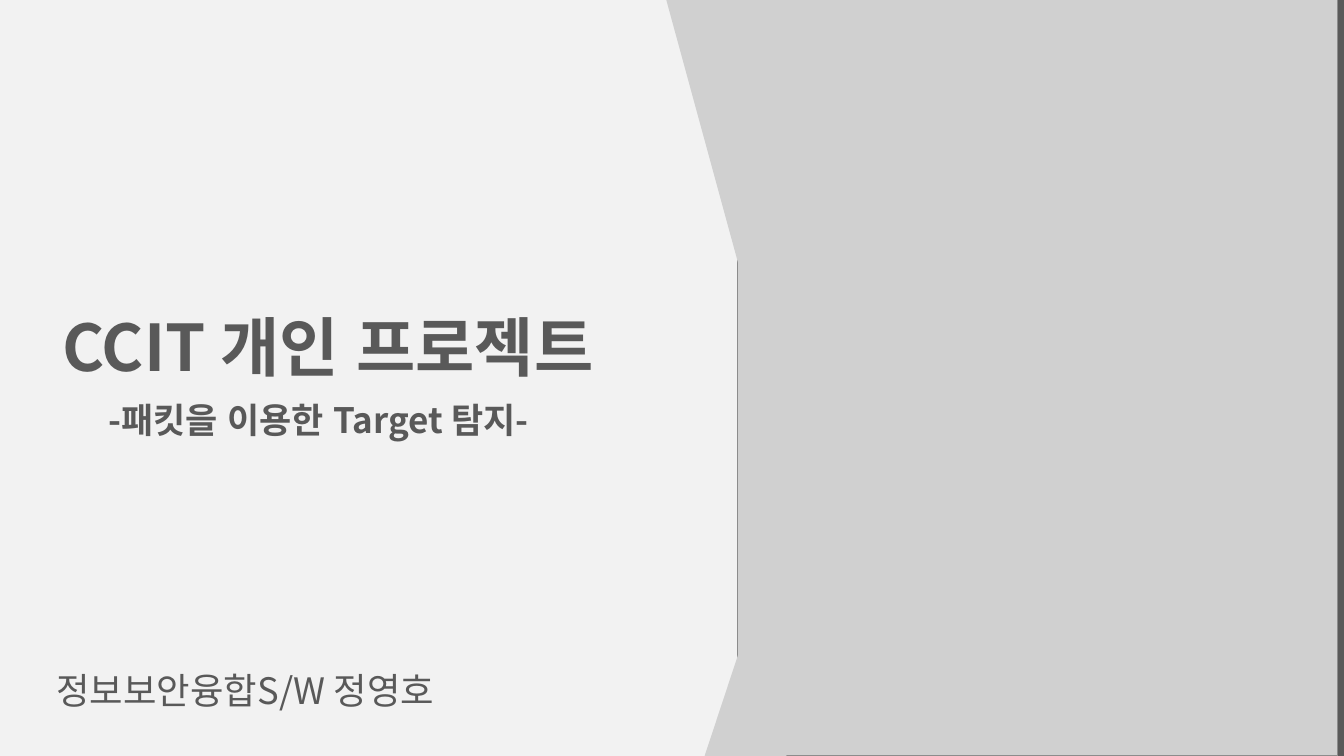
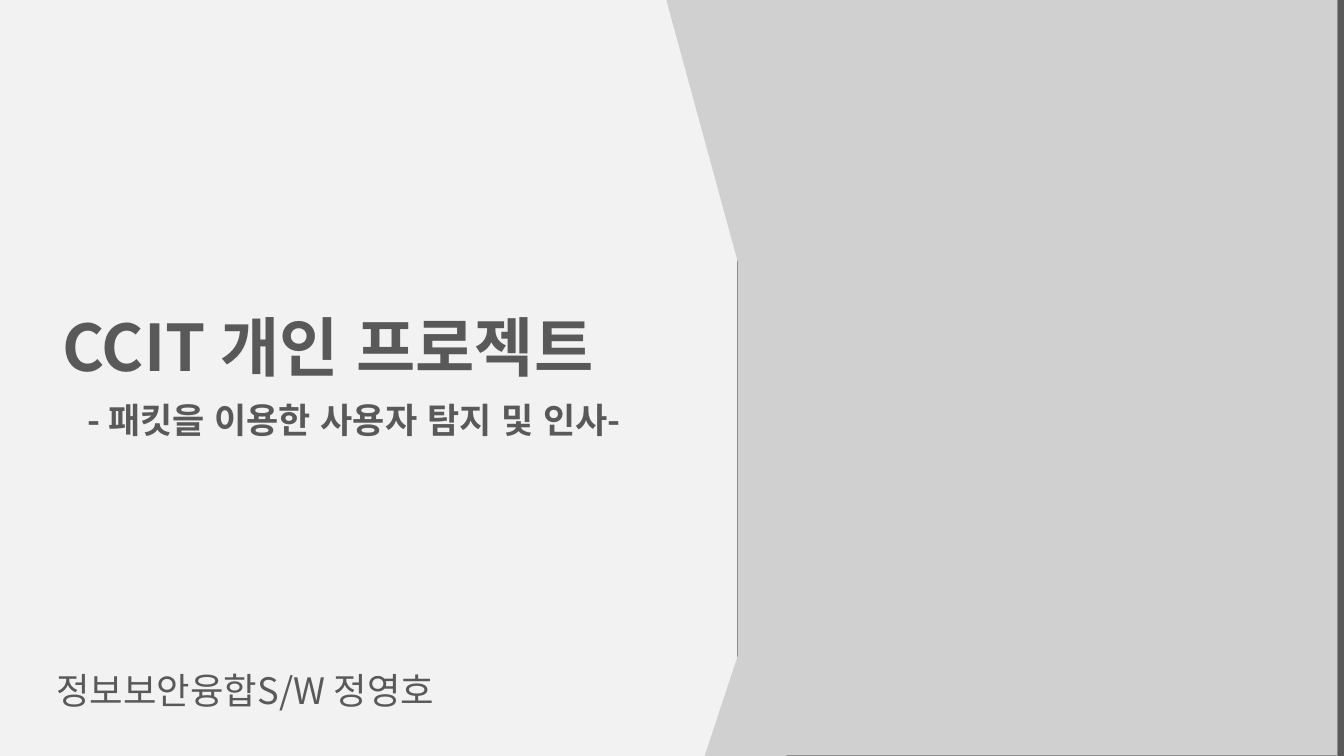
Before and after one commit to jungyoungho/Project_PPT, a slide deck: slide 1 of 개인프로젝트.pptx. Drawn at 1344x756 pixels with LibreOffice and Linux fonts; fonts in the diff are those of the drawing; grey boxes stand for pictures. Boxes give left, top, right and bottom in pixels: in the first picture for what was removed or moved away, otherwise in the second. Text is boxed around its words. In the diff, an @@ line names an element or a change of style, - is before the commit and + after.

```diff
--- a/개인프로젝트.pptx
+++ b/개인프로젝트.pptx
@@ title at [108, 403, 620, 436]: text changed @@
--패킷을 이용한 Target 탐지-
+- 패킷을 이용한 사용자 탐지 및 인사-
```
Also in this commit, not shown: 1 other slide changed, 5 slides added, 1 slide removed.
